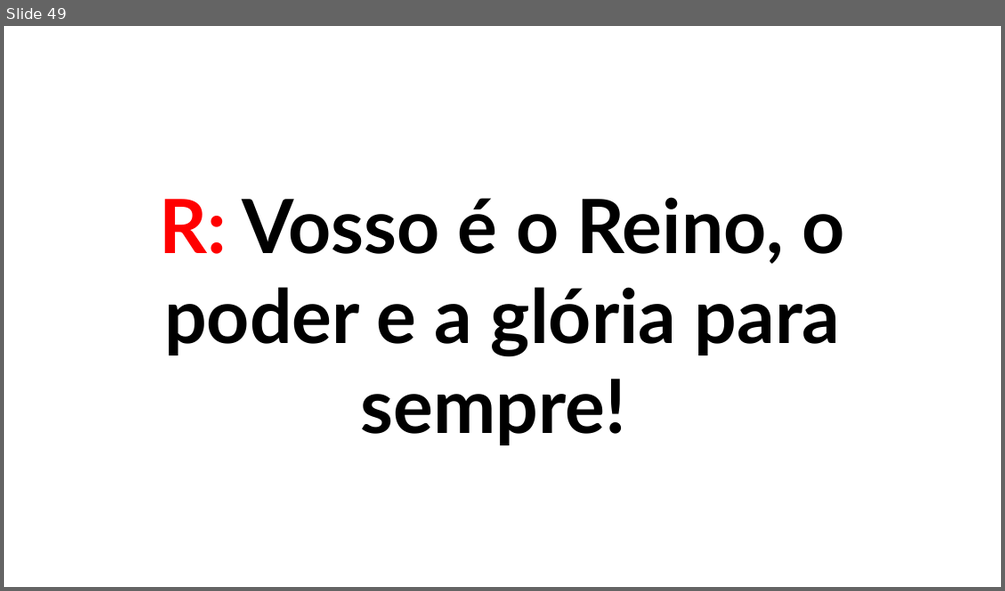
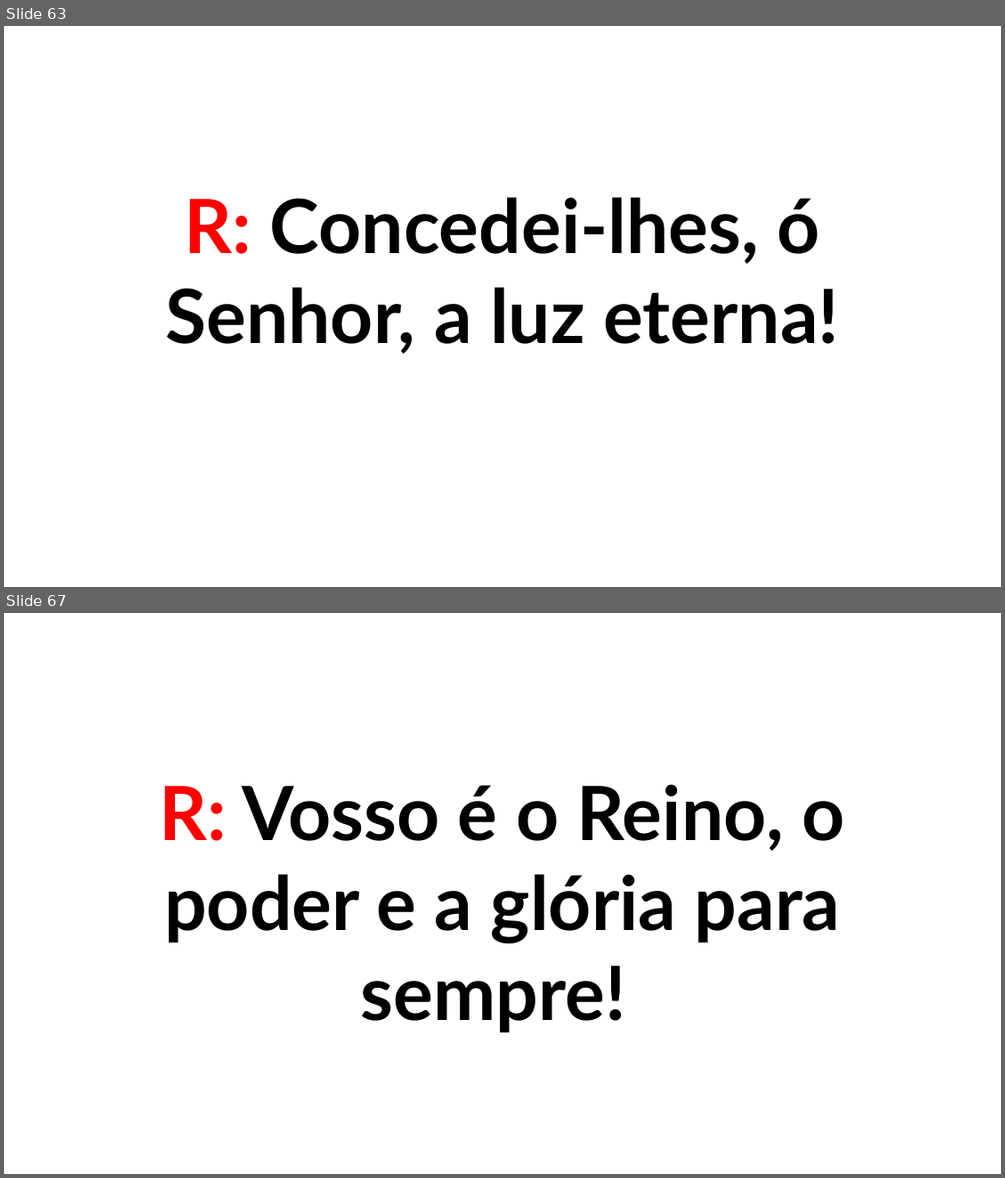
Before and after one commit to PHGodoyCosta/pallotti-slides, a slide deck: src/pallotti_slides/resources/template/mass_template.pptx. Shown one above the other, each under a label of ours: slide 49 before the commit, slides 63 and 67 after it; the slides between them are not shown. The pictures are 1005x591 and 1005x1178 pixels, drawn with LibreOffice and Linux fonts; fonts in the diff are those of the drawing. Boxes give left, top, right and bottom in pixels: in the first picture for what was removed or moved away, otherwise in the second. Text is boxed around its words. In the diff, an @@ line names an element or a change of style, - is before the commit and + after.

```diff
--- a/src/pallotti_slides/resources/template/mass_template.pptx
+++ b/src/pallotti_slides/resources/template/mass_template.pptx
@@ slide 63 added at <box>4,26,1001,587</box>, background #FFFFFF @@
@@ text added at <box>165,197,839,354</box>, 72 pt, text #000000, bold @@
+R: Concedei-lhes, ó Senhor, a luz eterna!
@@ what was slide 49 is now slide 67 @@
```
Also in this commit, not shown: 17 other slides added, 9 other files.
